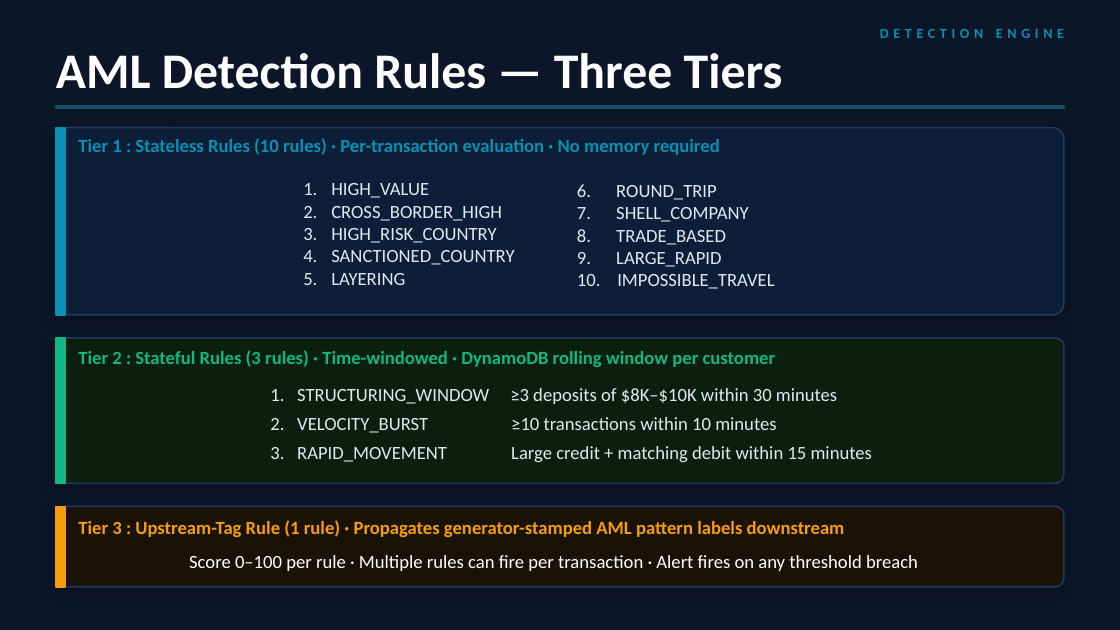
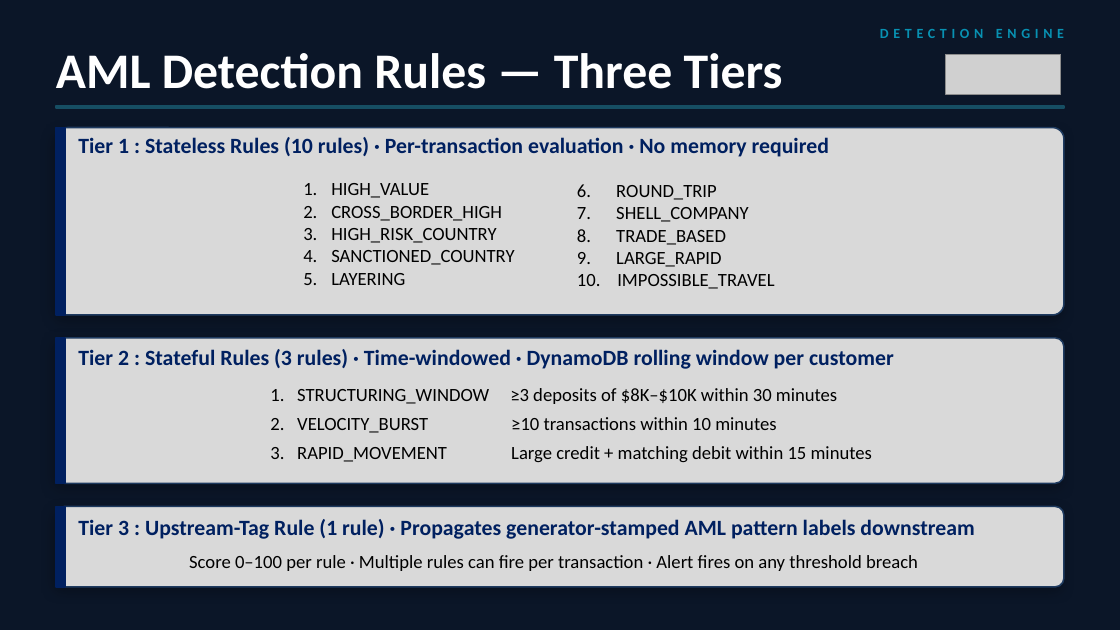
Before and after one commit to MoaviaMahmood/Financial-Transaction-Monitoring, a slide deck: slide 11 of docs/AML_Detection_System_Presentation.pptx (slide 9 before the commit). Drawn at 1120x630 pixels with LibreOffice and Linux fonts; fonts in the diff are those of the drawing; grey boxes stand for pictures. Boxes give left, top, right and bottom in pixels: in the first picture for what was removed or moved away, otherwise in the second. Text is boxed around its words. In the diff, an @@ line names an element or a change of style, - is before the commit and + after.

```diff
--- a/docs/AML_Detection_System_Presentation.pptx
+++ b/docs/AML_Detection_System_Presentation.pptx
@@ picture added at bbox=[945, 54, 1061, 94] @@
@@ rounded rectangle at bbox=[56, 128, 1064, 315]: fill #0D1F38 to #D9D9D9 @@
@@ rectangle at bbox=[56, 128, 65, 315]: fill #0891B2 to #002060; outline #0891B2 1 pt to #002060 1 pt @@
@@ text "Tier 1 : Stateless Rules ..." at bbox=[78, 137, 829, 157]: size 12 to 14 pt, text colour #0891B2 to #002060 @@
@@ text colour #E2E8F0 to #000000 in 5 elements at bbox=[331, 183, 514, 285], bbox=[270, 388, 837, 404], bbox=[270, 417, 776, 433], bbox=[270, 446, 872, 462], bbox=[577, 184, 774, 289] @@
@@ rounded rectangle at bbox=[56, 338, 1064, 484]: fill #0A1F10 to #D9D9D9 @@
@@ rectangle at bbox=[56, 338, 65, 484]: fill #10B981 to #002060; outline #10B981 1 pt to #002060 1 pt @@
@@ text "Tier 2 : Stateful Rules ..." at bbox=[78, 349, 894, 369]: size 12 to 14 pt, text colour #10B981 to #002060 @@
@@ rounded rectangle at bbox=[56, 506, 1064, 587]: fill #1A1205 to #D9D9D9 @@
@@ rectangle at bbox=[56, 506, 65, 587]: fill #F59E0B to #002060; outline #F59E0B 1 pt to #002060 1 pt @@
@@ text "Tier 3 : Upstream-Tag Rule ..." at bbox=[78, 519, 974, 539]: size 12 to 14 pt, text colour #F59E0B to #002060 @@
@@ text "Score 0–100 per rule · ..." at bbox=[189, 555, 918, 571]: text colour #FFFFFF to #000000 @@
```
Also in this commit, not shown: 20 other slides changed, 3 slides added.
